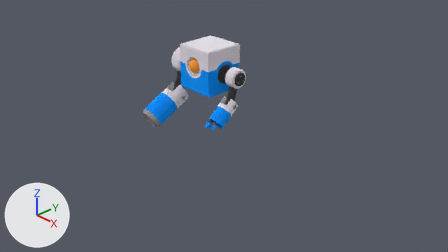
The Blender file cube-robot.blend, before and after one commit.
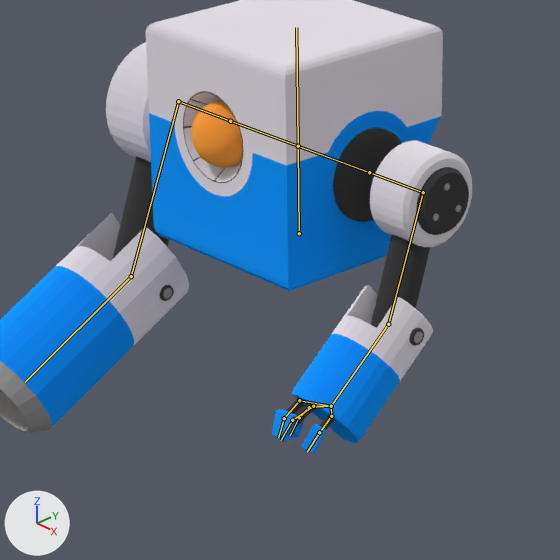
Old and new are each drawn from the file's camera 'Camera' and again close up on the part from 34% to 59% of the width and 15% to 60% of the height. The lights are fixed; the arrows at lower left show +X, +Y and +Z. Both versions are drawn at frame 120 of the action 'IdleLArm'; the numbers are the values there. The bones that bend it are drawn over the model as lines in the close-ups.

Names of what the first close-up shows: 'Robot'.
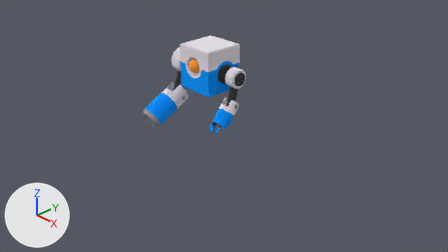
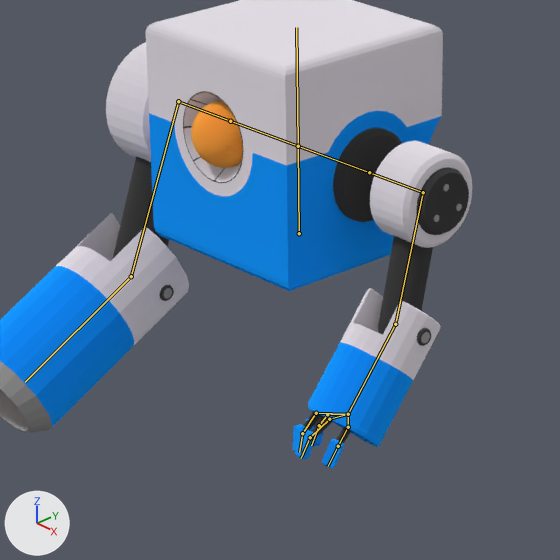
What differs and where, as boxes (x1, y1, x2, y2) in the close-ups (560 x 560 px):
```json
{"object": "Robot", "change": "posed", "before": [0, 0, 472, 454], "after": [0, 0, 472, 468]}
{"bone": "arm.l.002", "before": "(423, 192) to (388, 324)", "after": "(423, 192) to (395, 324)"}
{"bone": "hand.l", "before": "(388, 324) to (331, 406)", "after": "(395, 324) to (348, 414)"}
```

The change, as JSON lines over the scene's bpy script:
```json
{"block": "bone_arm_l_002", "where": "bone_arm_l_002 = bpy.data.objects['Armature'].pose.bones['arm.l.002']  # child of 'arm.l.001'"}
{"op": "set", "path": "bone_arm_l_002.rotation_quaternion", "old": "(0.996, -0.018, 0.0, 0.0)", "new": "(0.997, -0.056, 0.0, 0.0)", "note": "degrees (-2, 0, 0) -> degrees (-6, 0, 0)"}
{"block": "bone_hand_l", "where": "bone_hand_l = bpy.data.objects['Armature'].pose.bones['hand.l']  # child of 'arm.l.002'"}
{"op": "set", "path": "bone_hand_l.rotation_quaternion", "old": "(0.993, -0.082, 0.0, 0.0)", "new": "(0.991, -0.132, 0.0, 0.0)", "note": "degrees (-9, 0, 0) -> degrees (-15, 0, 0)"}
```
